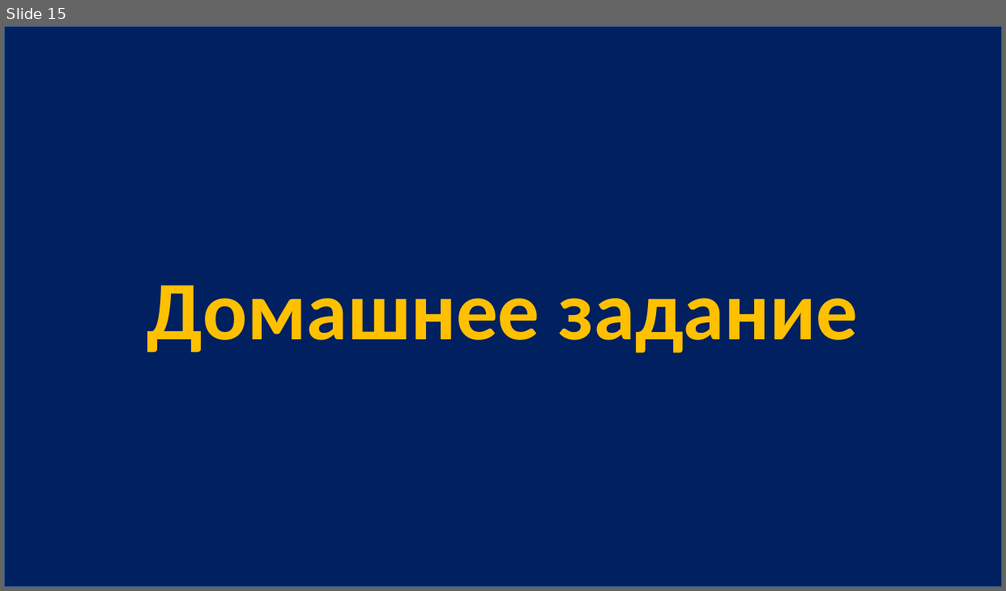
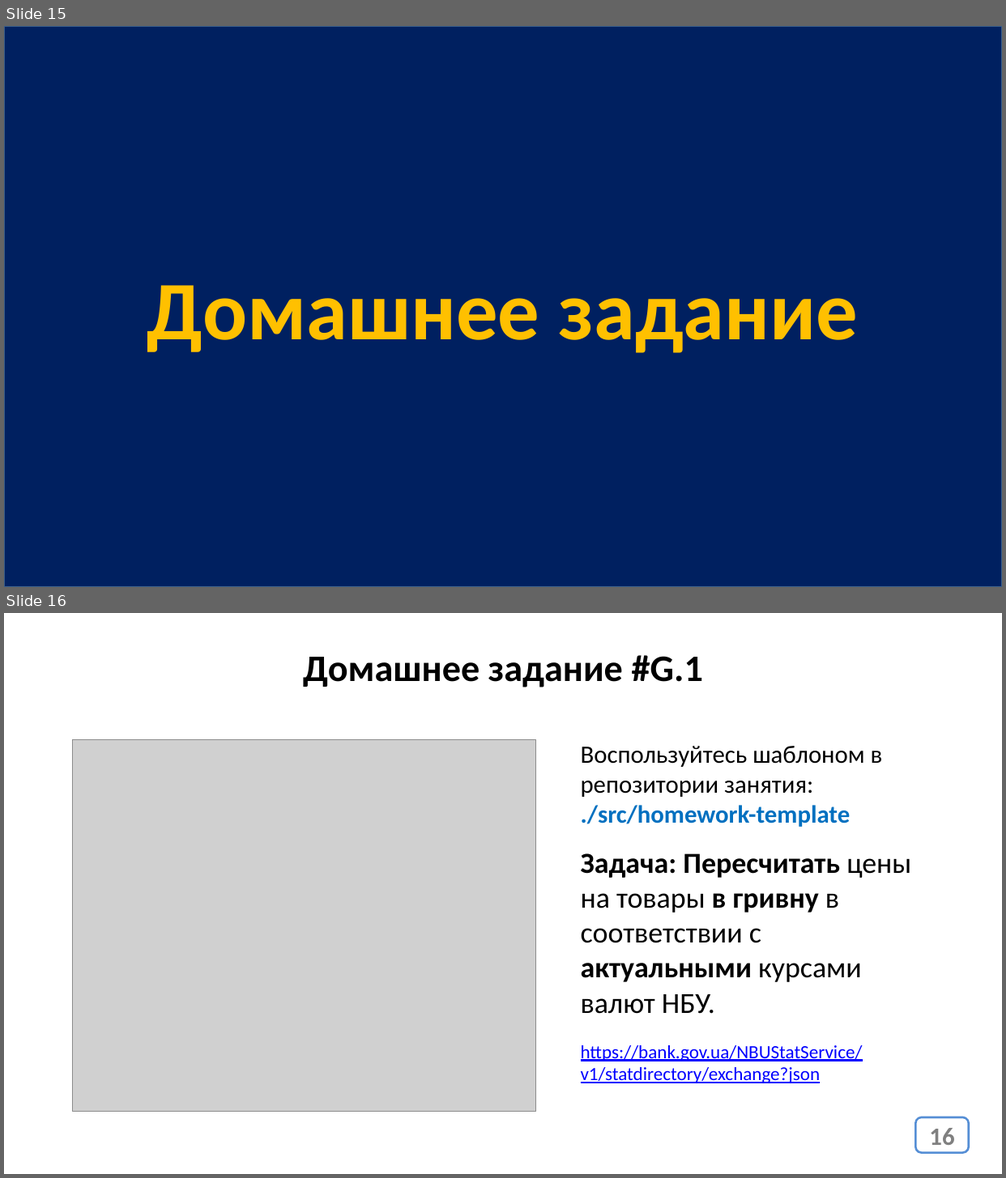
Before and after one commit to js-16-ort-dnipro/lesson07, a slide deck: lesson07.pptx. Shown one above the other, each under a label of ours: slide 15 before the commit, slides 15 and 16 after it. The pictures are 1006x591 and 1006x1178 pixels, drawn with LibreOffice and Linux fonts; fonts in the diff are those of the drawing; grey boxes stand for pictures. Boxes give left, top, right and bottom in pixels: in the first picture for what was removed or moved away, otherwise in the second. Text is boxed around its words. In the diff, an @@ line names an element or a change of style, - is before the commit and + after.

```diff
--- a/lesson07.pptx
+++ b/lesson07.pptx
@@ slide 16 added at (4,613,1002,1174), background #FFFFFF @@
@@ text added at (303,655,703,688), 36 pt, text #000000, bold @@
+Домашнее задание #G.1
@@ picture added at (73,739,535,1112) @@
@@ text added at (581,746,883,827), 24 pt, text #000000 @@
+Воспользуйтесь шаблоном в репозитории занятия:
+./src/homework-template
@@ text added at (581,854,911,1014), 28 pt, text #000000 @@
+Задача: Пересчитать цены на товары в гривну в соответствии с актуальными курсами валют НБУ.
@@ text added at (581,1046,863,1084), 18 pt, text #0000FF, underline @@
+https://bank.gov.ua/NBUStatService/v1/statdirectory/exchange?json
@@ page number added at (916,1118,969,1152), fill #FFFFFF, outline #558ED5 2 pt, 24 pt, text #808080, bold @@
+16
```
Also in this commit, not shown: 1 slide removed, 39 other files.
